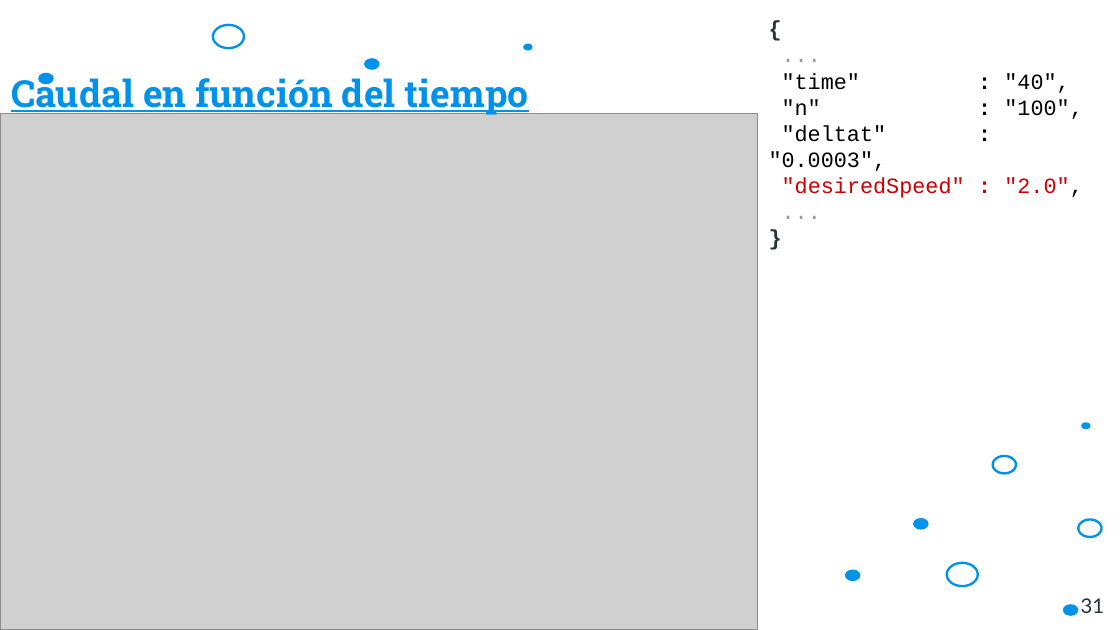
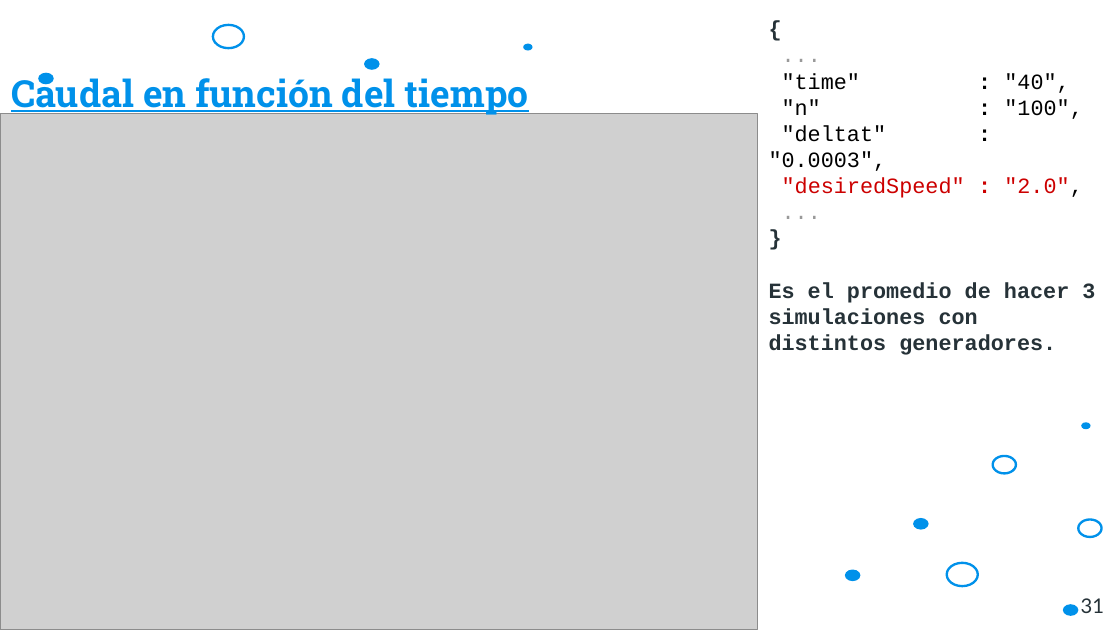
Before and after one commit to lobo/ss-tp6, a slide deck: slide 31 of SdS-TP6-G5_Presentación.pptx. Drawn at 1120x630 pixels with LibreOffice and Linux fonts; fonts in the diff are those of the drawing; grey boxes stand for pictures; background and template pictures are left out. Boxes give left, top, right and bottom in pixels: in the first picture for what was removed or moved away, otherwise in the second. Text is boxed around its words. In the diff, an @@ line names an element or a change of style, - is before the commit and + after.

Commit message:
add ppt

```diff
--- a/SdS-TP6-G5_Presentación.pptx
+++ b/SdS-TP6-G5_Presentación.pptx
@@ text at [769, 282, 1095, 355]: paragraph added @@
+Es el promedio de hacer 3 simulaciones con distintos generadores.
```
Also in this commit, not shown: 11 other slides changed, 1 other file.
